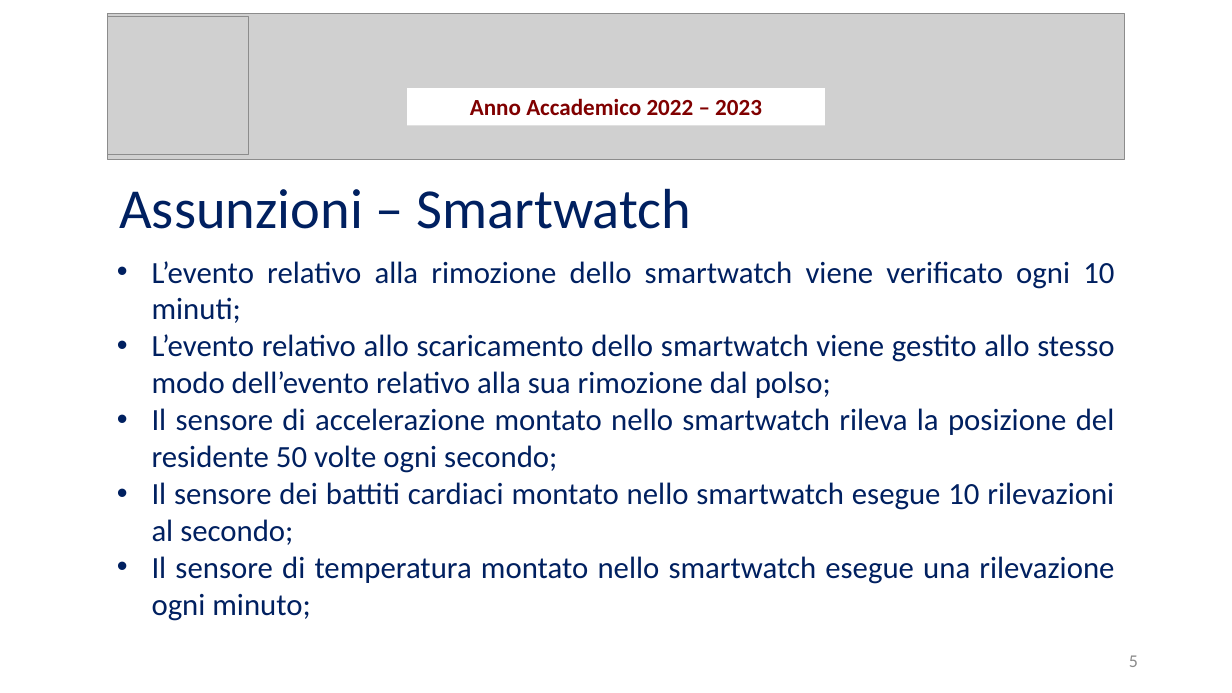
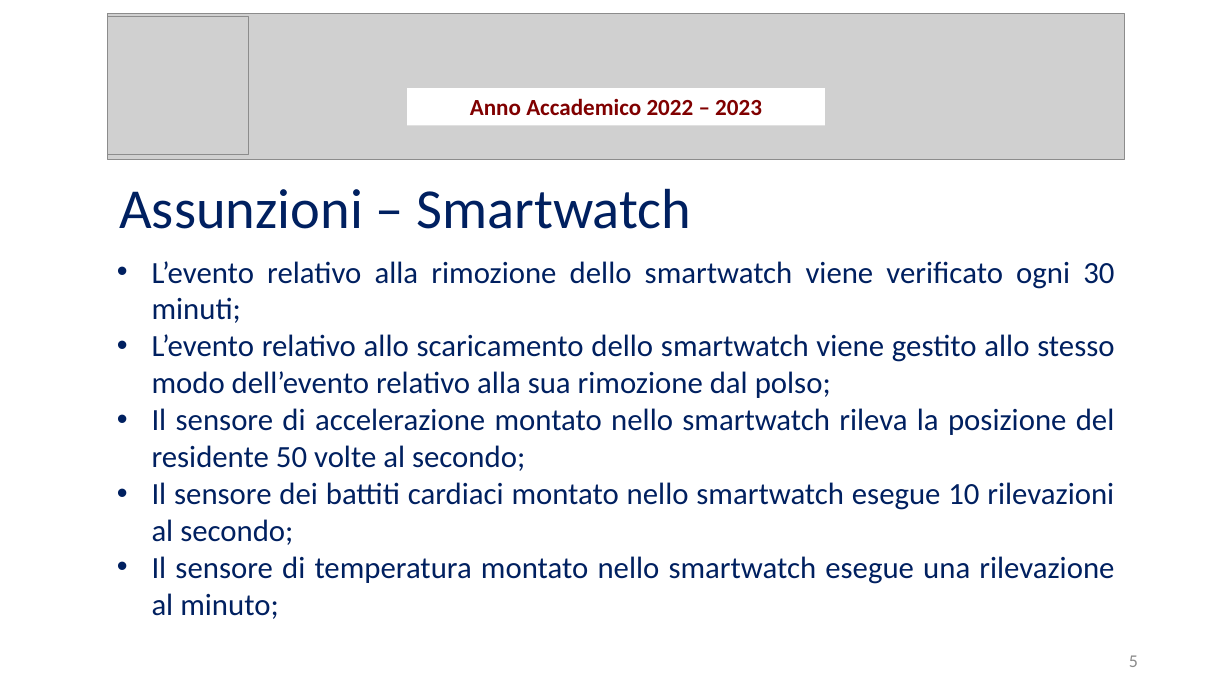
Before and after one commit to Wonderjack996/unimib-software-architecture, a slide deck: slide 5 of Progetto/Presentazione.pptx. Drawn at 1232x693 pixels with LibreOffice and Linux fonts; fonts in the diff are those of the drawing; grey boxes stand for pictures. Boxes give left, top, right and bottom in pixels: in the first picture for what was removed or moved away, otherwise in the second. Text is boxed around its words. In the diff, an @@ line names an element or a change of style, - is before the commit and + after.

```diff
--- a/Progetto/Presentazione.pptx
+++ b/Progetto/Presentazione.pptx
@@ text at <box>152,261,1114,323</box>: text changed @@
-• L’evento relativo alla rimozione dello smartwatch viene verificato ogni 10 minuti;
+• L’evento relativo alla rimozione dello smartwatch viene verificato ogni 30 minuti;
@@ text at <box>152,408,1115,471</box>: text changed @@
-• Il sensore di accelerazione montato nello smartwatch rileva la posizione del residente 50 volte ogni secondo;
+• Il sensore di accelerazione montato nello smartwatch rileva la posizione del residente 50 volte al secondo;
@@ text at <box>152,556,1114,619</box>: text changed @@
-• Il sensore di temperatura montato nello smartwatch esegue una rilevazione ogni minuto;
+• Il sensore di temperatura montato nello smartwatch esegue una rilevazione al minuto;
```
Also in this commit, not shown: 5 other slides changed, 41 slides added, 13 other files.
